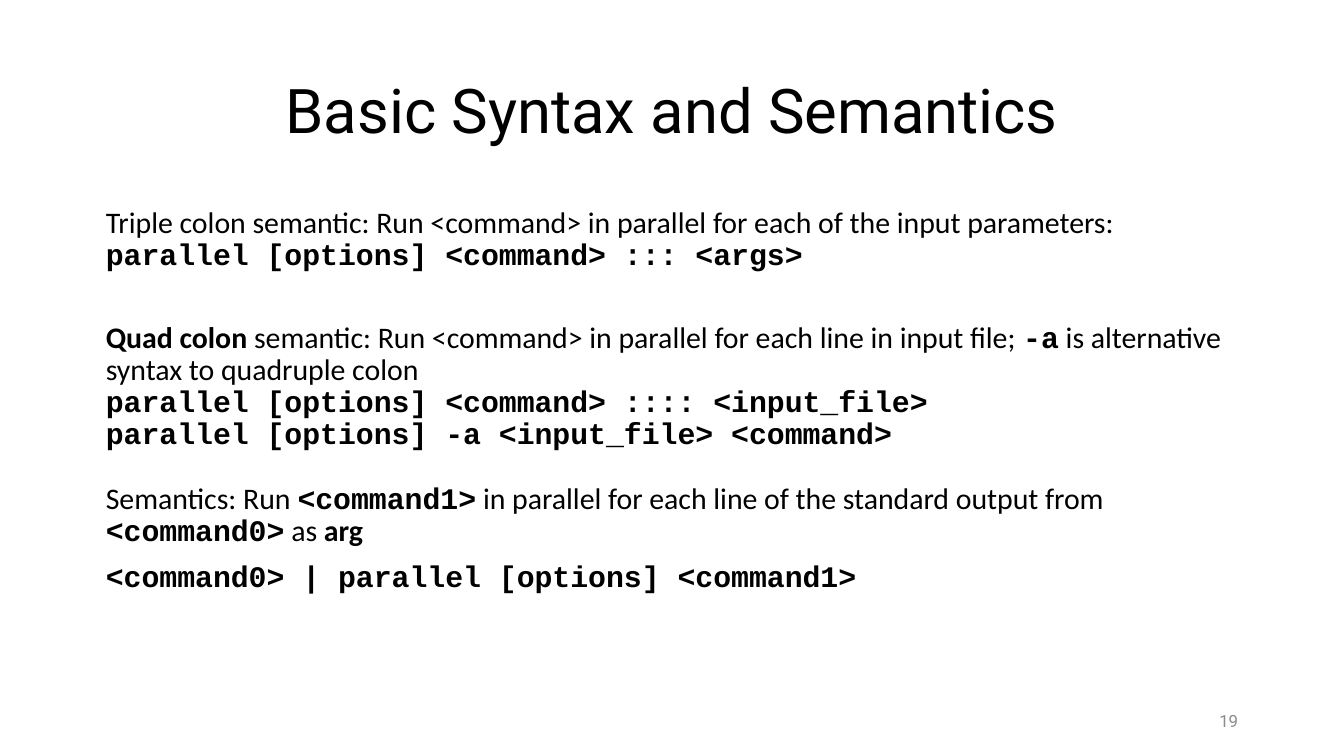
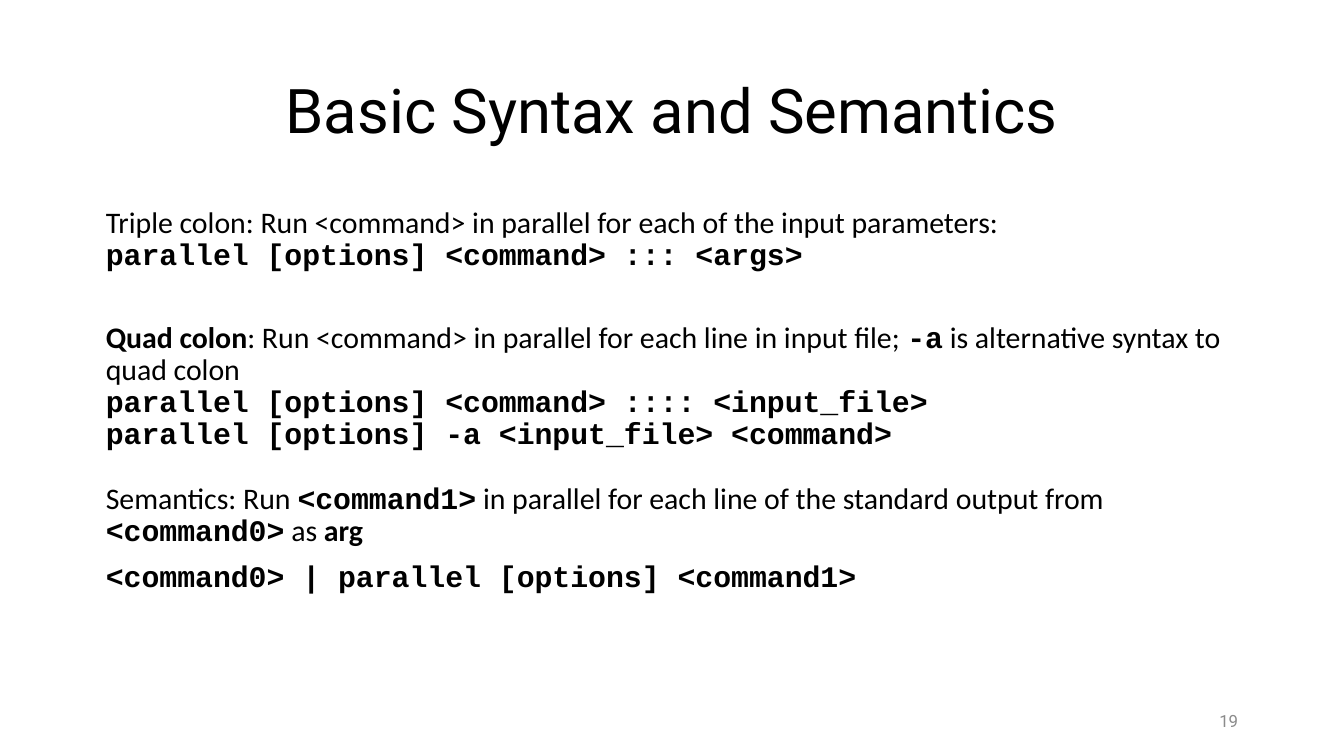
Before and after one commit to ketancmaheshwari/escience23tut, a slide deck: slide 19 of gnu-parallel-tutorial.pptx. Drawn at 1344x756 pixels with LibreOffice and Linux fonts; fonts in the diff are those of the drawing. Boxes give left, top, right and bottom in pixels: in the first picture for what was removed or moved away, otherwise in the second. Text is boxed around its words. In the diff, an @@ line names an element or a change of style, - is before the commit and + after.

```diff
--- a/gnu-parallel-tutorial.pptx
+++ b/gnu-parallel-tutorial.pptx
@@ text at (x1=106, y1=212, x2=1220, y2=546): text changed @@
-Triple colon semantic: Run <command> in parallel for each of the input parameters:
-parallel [options] <command> ::: <args>
-Quad colon semantic: Run <command> in parallel for each line in input file; -a is alternative syntax to quadruple colon
-parallel [options] <command> :::: <input_file>
-parallel [options] -a <input_file> <command>
-Semantics: Run <command1> in parallel for each line of the standard output from <command0> as arg
+Triple colon: Run <command> in parallel for each of the input parameters:
+parallel [options] <command> ::: <args>
+Quad colon: Run <command> in parallel for each line in input file; -a is alternative syntax to quad colon
+parallel [options] <command> :::: <input_file>
+parallel [options] -a <input_file> <command>
+Semantics: Run <command1> in parallel for each line of the standard output from <command0> as arg
```
Also in this commit, not shown: 27 other slides changed, 1 other file.
